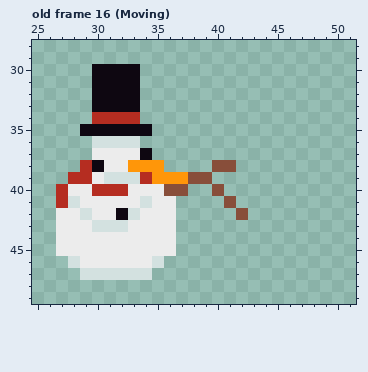
Pixel-art file, stored at Assets/Enemies/Snowman/T_Snowman.aseprite. This is how it looked before the edit.
64x64 pixels, 23 frames. Shown: old frame 16 (Moving): x 25..51, y 28..49. The commit also changed other frames, which this record leaves out.
After:
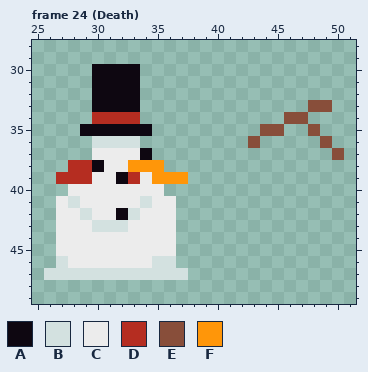
Palette (. is transparent): A #0e0711  B #d3e1e0  C #ececec  D #b52d21  E #884e3a  F #ff9609
A new or re-ordered frame is compared with the old frame closest to it.
Change:
frames 23 -> 27
Frame 24 (Death) is new; against old frame 16 (Moving), layers "Arm", "Head", "Torso":
y 33: x 48..49 .. -> EE
y 34: x 46..47 .. -> EE
y 35: x 44..45 .. -> EE; x 48 . -> E
y 36: x 43 . -> E; x 49 . -> E
y 37: x 50 . -> E
y 38: x 28 . -> D; x 40..41 EE -> ..
y 39: x 27 . -> D; x 31..34 BBBD -> CADC; x 38..39 EE -> ..
y 40: x 27 D -> .; x 30..32 DDD -> CCC; x 36..37 EE -> ..; x 40 E -> .
y 41: x 27 D -> C; x 41 E -> .
y 42: x 42 E -> .
y 46: x 27..28 .B -> BC; x 36 . -> B
y 47: x 26..28 ... -> BBB; x 35..37 ... -> BBB
Boxes around the changes in both pictures, in picture pixels (x1, y1, x2, y2):
changed: (56, 100, 344, 220)
changed: (44, 256, 80, 280)
added: (152, 256, 188, 280)
